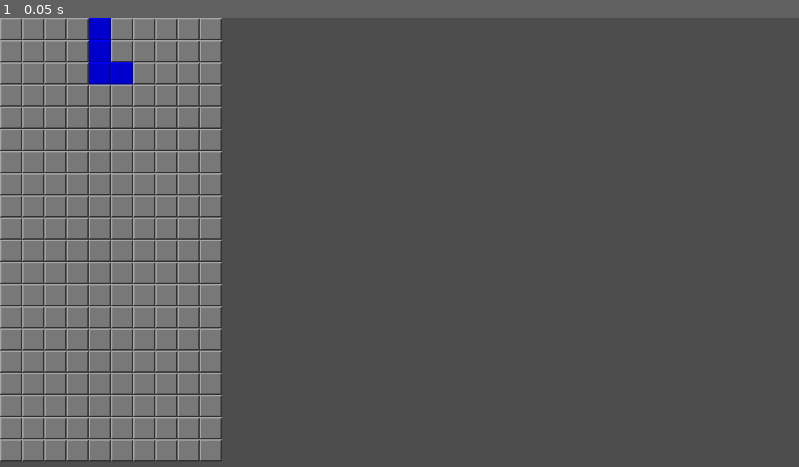
Above: before the commit, frame 1.
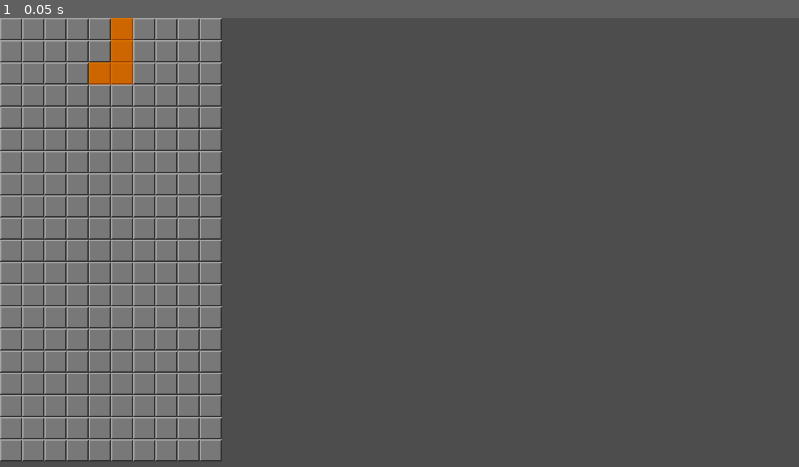
Above: after the commit, the same moment.

Repository: alexanelli/godot-clones
Game: Godot game, scene res://board.tscn
Same seed, same stepped clock (60 frames per second), same inputs: the game is played once before the commit and once after it.
Inputs:
- Up to frame 1 (0.05 s): no input

The runs differ from the first frame. In frame 1, 0.8% of the frame differs, in the area x 11-17%, y 0-15%.

Commit message:
Better cell drawing

Diff:
--- a/tontris/board.gd
+++ b/tontris/board.gd
@@ -32,48 +32,30 @@
 
 	ret.shuffle()
 	return ret
+func color_cells(coords: Array[Vector2i], atlas_color: Vector2i):
+	for coord in coords:
+		set_cell(0, coord, 0, atlas_color)
 
-func spawn_tetromino(tetronimo: Tetromino):
+func spawn_tetromino(tetromino: Tetromino):
 	const LAYER=0
 	const SOURCE = 0 # got this by hovering over the tiles in the tileset viewer
-	var color = Vector2i(tetronimo, 0)
+	var color = Vector2i(tetromino, 0)
 
-	match tetronimo:
+	match tetromino:
 		Tetromino.I:
-			set_cell(LAYER, Vector2i(3, 1), SOURCE, color)
-			set_cell(LAYER, Vector2i(4, 1), SOURCE, color)
-			set_cell(LAYER, Vector2i(5, 1), SOURCE, color)
-			set_cell(LAYER, Vector2i(6, 1), SOURCE, color)
+			color_cells([Vector2i(3,1),Vector2i(4,1),Vector2i(5,1),Vector2i(6,1)], color)
 		Tetromino.T:
-			set_cell(LAYER, Vector2i(5, 0), SOURCE, color)
-			set_cell(LAYER, Vector2i(4, 1), SOURCE, color)
-			set_cell(LAYER, Vector2i(5, 1), SOURCE, color)
-			set_cell(LAYER, Vector2i(6, 1), SOURCE, color)
+			color_cells([Vector2i(5,0),Vector2i(4,1),Vector2i(5,1),Vector2i(6,1)], color)
 		Tetromino.O:
-			set_cell(LAYER, Vector2i(4, 0), SOURCE, color)
-			set_cell(LAYER, Vector2i(5, 0), SOURCE, color)
-			set_cell(LAYER, Vector2i(4, 1), SOURCE, color)
-			set_cell(LAYER, Vector2i(5, 1), SOURCE, color)
+			color_cells([Vector2i(4,0),Vector2i(5,0),Vector2i(4,1),Vector2i(5,1)], color)
 		Tetromino.Z:
-			set_cell(LAYER, Vector2i(3, 0), SOURCE, color)
-			set_cell(LAYER, Vector2i(4, 0), SOURCE, color)
-			set_cell(LAYER, Vector2i(4, 1), SOURCE, color)
-			set_cell(LAYER, Vector2i(5, 1), SOURCE, color)
+			color_cells([Vector2i(3,0),Vector2i(4,0),Vector2i(4,1),Vector2i(5,1)], color)
 		Tetromino.S:
-			set_cell(LAYER, Vector2i(4, 0), SOURCE, color)
-			set_cell(LAYER, Vector2i(5, 0), SOURCE, color)
-			set_cell(LAYER, Vector2i(3, 1), SOURCE, color)
-			set_cell(LAYER, Vector2i(4, 1), SOURCE, color)
+			color_cells([Vector2i(4,0),Vector2i(5,0),Vector2i(3,1),Vector2i(4,1)], color)
 		Tetromino.J:
-			set_cell(LAYER, Vector2i(5, 0), SOURCE, color)
-			set_cell(LAYER, Vector2i(5, 1), SOURCE, color)
-			set_cell(LAYER, Vector2i(4, 2), SOURCE, color)
-			set_cell(LAYER, Vector2i(5, 2), SOURCE, color)
+			color_cells([Vector2i(5,0),Vector2i(5,1),Vector2i(4,2),Vector2i(5,2)], color)
 		Tetromino.L:
-			set_cell(LAYER, Vector2i(4, 0), SOURCE, color)
-			set_cell(LAYER, Vector2i(4, 1), SOURCE, color)
-			set_cell(LAYER, Vector2i(4, 2), SOURCE, color)
-			set_cell(LAYER, Vector2i(5, 2), SOURCE, color)
+			color_cells([Vector2i(4,0),Vector2i(4,1),Vector2i(4,2),Vector2i(5,2)], color)
 
 
 # Called when the node enters the scene tree for the first time.
@@ -82,7 +64,7 @@
 	fill_piece_queue(0, make_bag())
 	fill_piece_queue(7, make_bag())
 	print(piece_queue)
-	spawn_tetromino(Tetromino.L)
+	spawn_tetromino(Tetromino.J)
 
 
 # Called every frame. 'delta' is the elapsed time since the previous frame.
